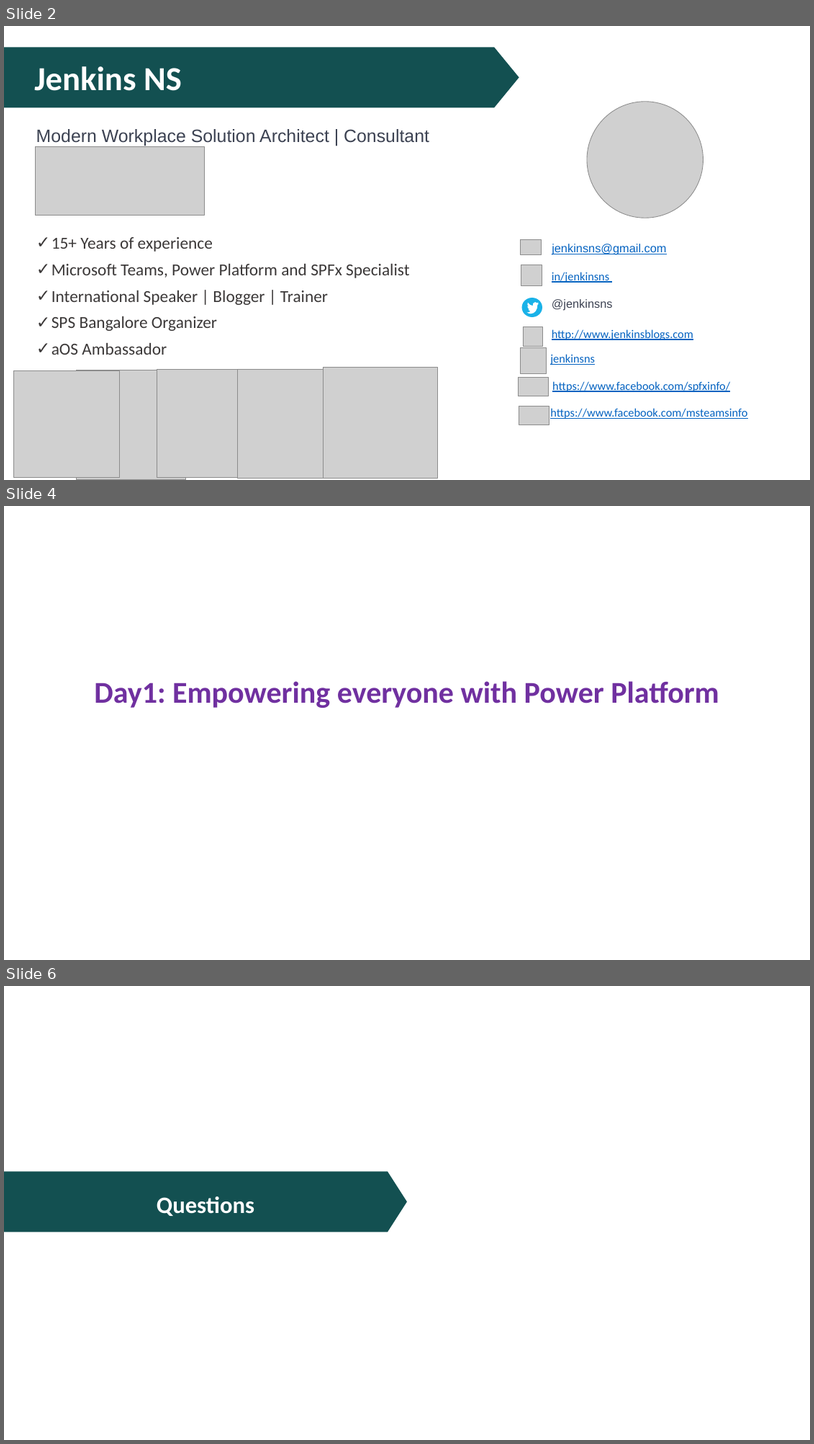
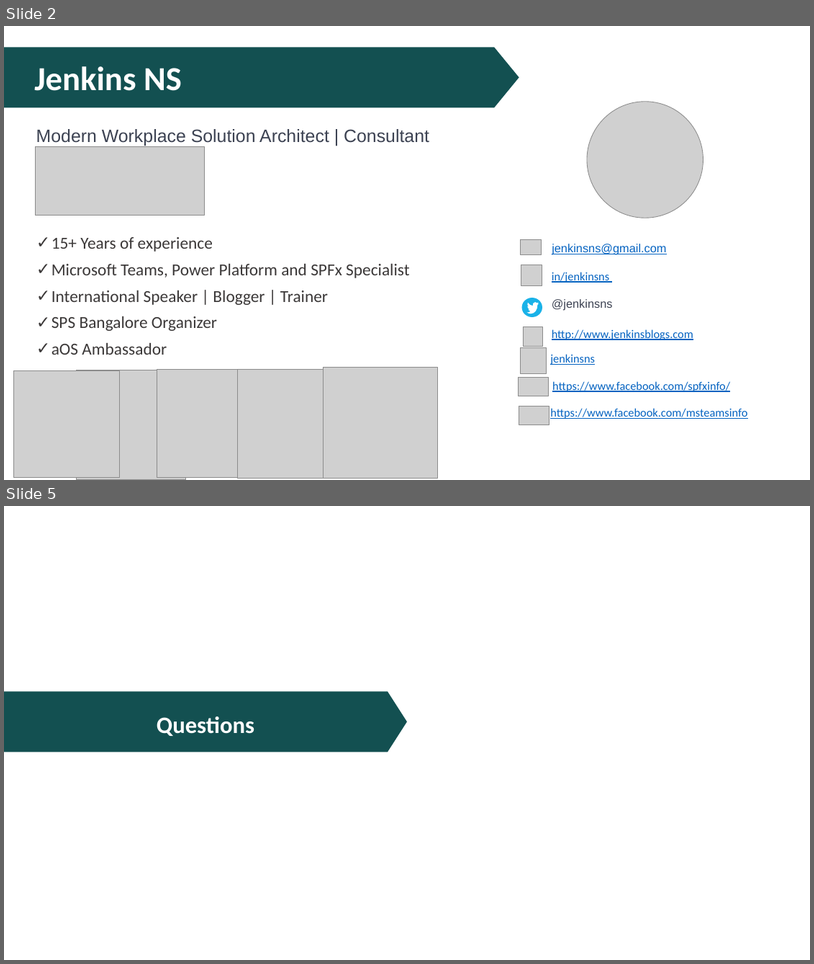
Before and after one commit to JPOWER4/MicrosoftTeams, a slide deck: MicrosoftTeams-Admin.pptx. Shown one above the other, each under a label of ours: slides 2, 4 and 6 before the commit, slides 2 and 5 after it; the slides between them are not shown. The pictures are 814x1444 and 814x964 pixels, drawn with LibreOffice and Linux fonts; fonts in the diff are those of the drawing; grey boxes stand for pictures. Boxes give left, top, right and bottom in pixels: in the first picture for what was removed or moved away, otherwise in the second. Text is boxed around its words. In the diff, an @@ line names an element or a change of style, - is before the commit and + after.

```diff
--- a/MicrosoftTeams-Admin.pptx
+++ b/MicrosoftTeams-Admin.pptx
@@ slide 4 removed at box(4, 506, 810, 960), background #FFFFFF @@
@@ text removed at box(94, 681, 720, 708) @@
-Day1: Empowering everyone with Power Platform
@@ what was slide 6 is now slide 5 @@
```
Also in this commit, not shown: 1 slide changed, 2 slides added, 3 other slides removed, 3 other files.
